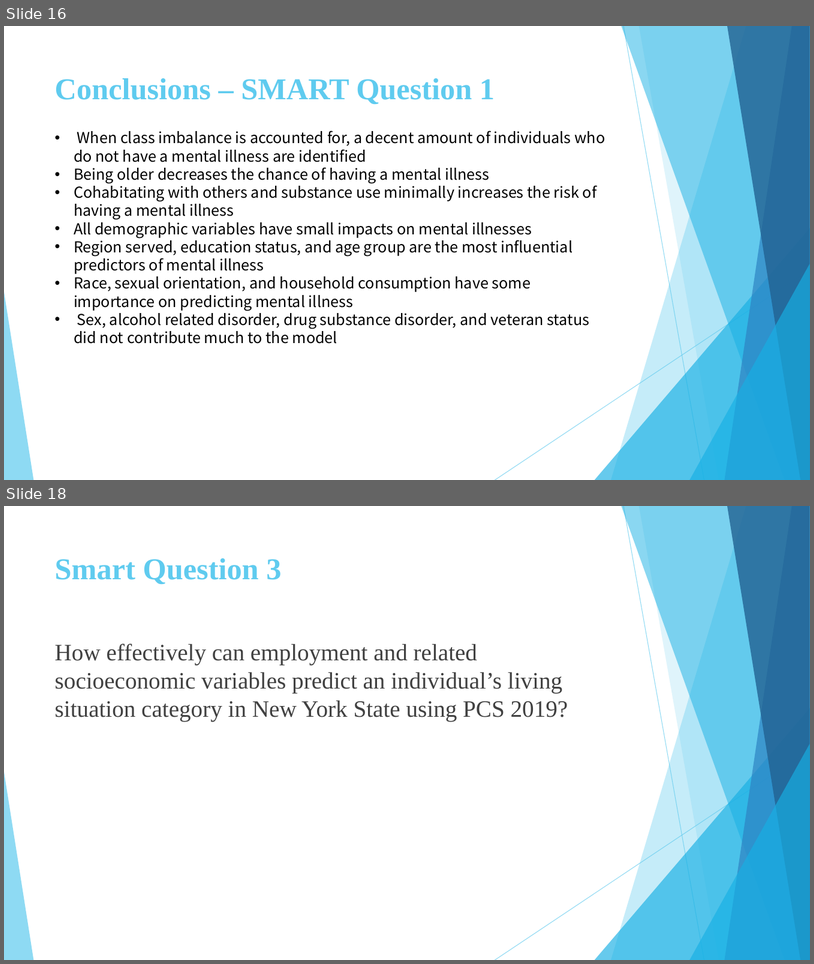
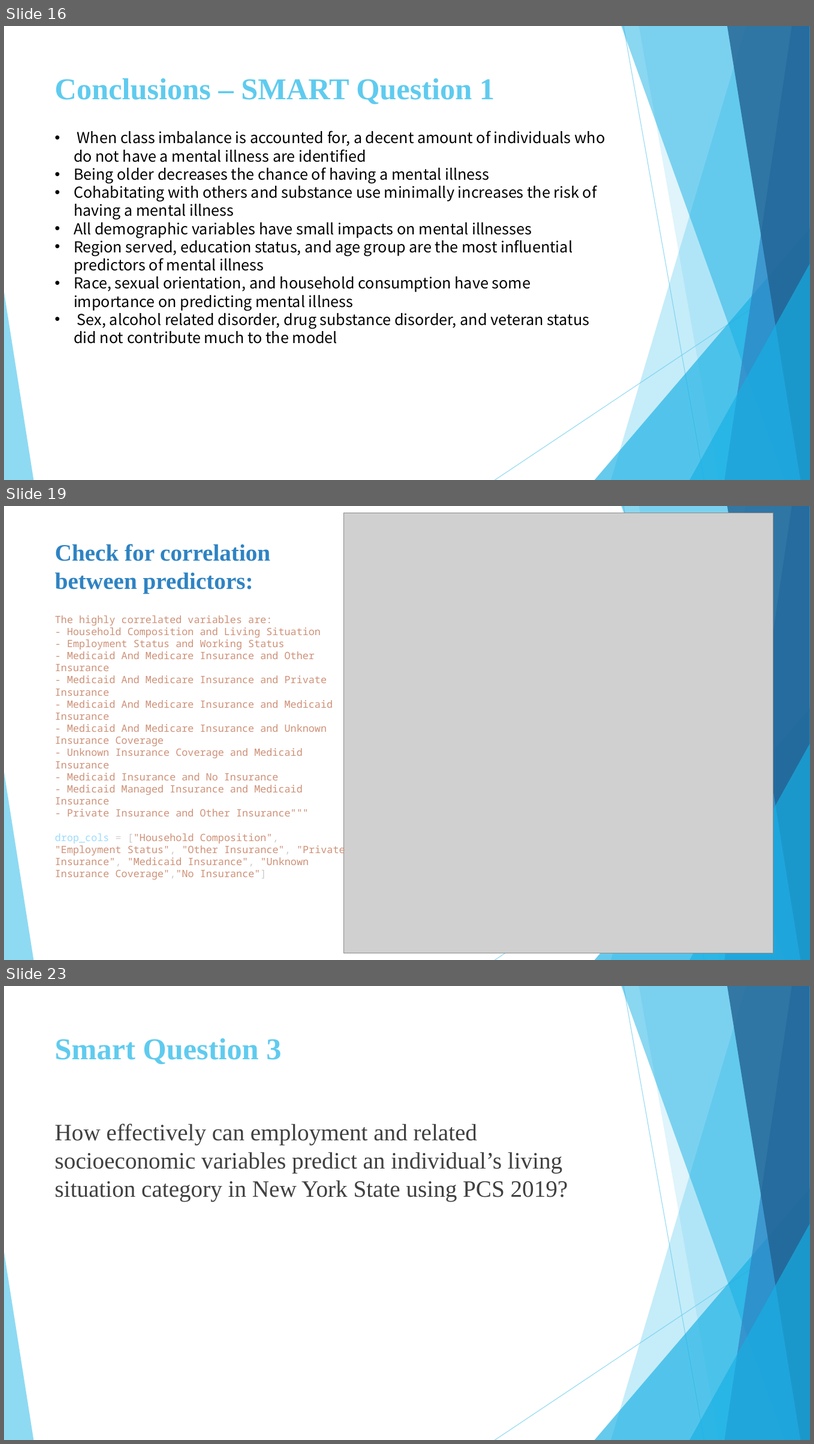
Before and after one commit to daniasalman6/Project-Data-Mining, a slide deck: Presentation/Final_Presentation.pptx. Shown one above the other, each under a label of ours: slides 16 and 18 before the commit, slides 16, 19 and 23 after it; the slides between them are not shown. The pictures are 814x964 and 814x1444 pixels, drawn with LibreOffice and Linux fonts; fonts in the diff are those of the drawing; grey boxes stand for pictures. Boxes give left, top, right and bottom in pixels: in the first picture for what was removed or moved away, otherwise in the second. Text is boxed around its words. In the diff, an @@ line names an element or a change of style, - is before the commit and + after.

```diff
--- a/Presentation/Final_Presentation.pptx
+++ b/Presentation/Final_Presentation.pptx
@@ slide 19 added at (4, 506, 810, 960), background #FFFFFF; not listed: 10 template elements that a slide beside it also shows @@
@@ picture added at (344, 513, 774, 954) @@
@@ text added at (55, 544, 270, 594), 28 pt, text #2E83C3, bold @@
+Check for correlation between predictors:
@@ text added at (55, 615, 345, 879), 12 pt, text #CE9178 @@
+The highly correlated variables are:
+- Household Composition and Living Situation
+- Employment Status and Working Status
+- Medicaid And Medicare Insurance and Other Insurance
+- Medicaid And Medicare Insurance and Private Insurance
+- Medicaid And Medicare Insurance and Medicaid Insurance
+- Medicaid And Medicare Insurance and Unknown Insurance Coverage
+- Unknown Insurance Coverage and Medicaid Insurance
+- Medicaid Insurance and No Insurance
+- Medicaid Managed Insurance and Medicaid Insurance
+- Private Insurance and Other Insurance"""
+drop_cols = ["Household Composition", "Employment Status", "Other Insurance", "Private Insurance", "Medicaid Insurance", "Unknown Insurance Coverage","No Insurance"]
@@ what was slide 18 is now slide 23 @@
```
Also in this commit, not shown: 2 slides changed, 4 other slides added, 1 other file.
